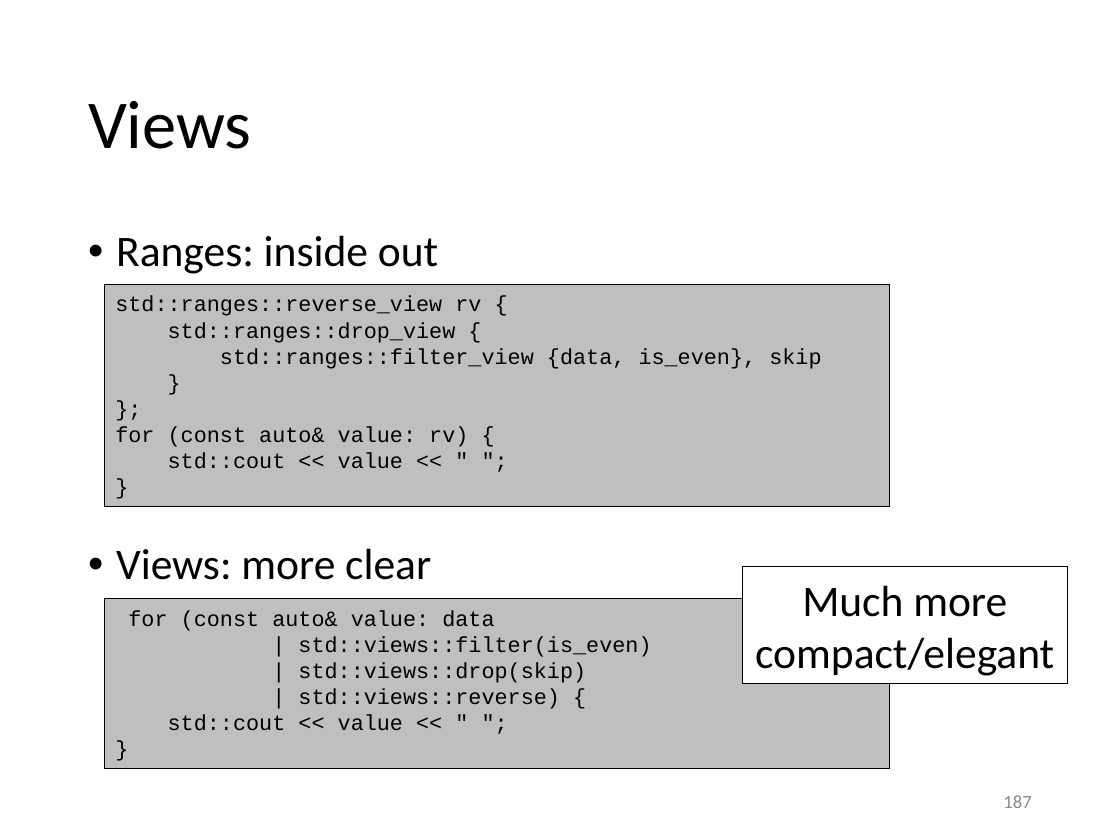
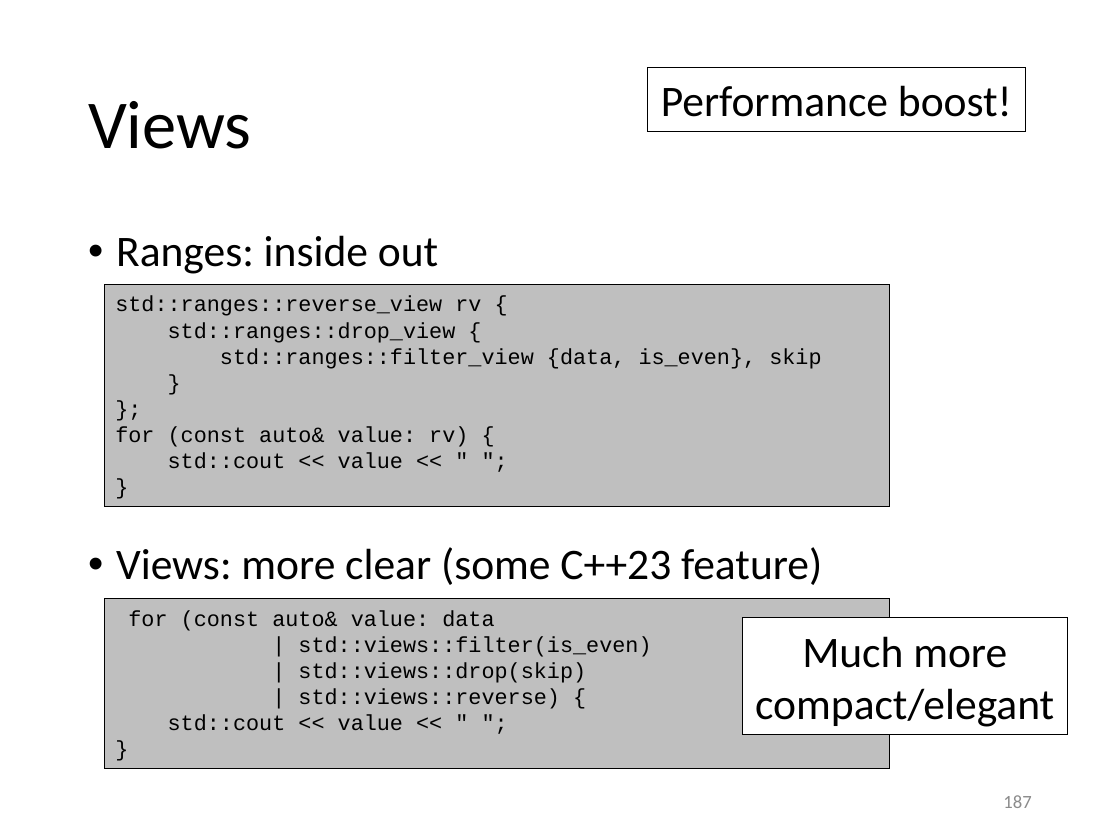
Before and after one commit to gjbex/Scientific-C-plus-plus, a slide deck: slide 187 of scientific_cpp.pptx. Drawn at 1120x840 pixels with LibreOffice and Linux fonts; fonts in the diff are those of the drawing. Boxes give left, top, right and bottom in pixels: in the first picture for what was removed or moved away, otherwise in the second. Text is boxed around its words. In the diff, an @@ line names an element or a change of style, - is before the commit and + after.

```diff
--- a/scientific_cpp.pptx
+++ b/scientific_cpp.pptx
@@ rectangle added at box(647, 67, 1025, 131), fill #FFFFFF, outline #000000 0.75 pt, 28 pt, text #000000 @@
+Performance boost!
@@ text at box(116, 547, 822, 585): text changed @@
-• Views: more clear
+• Views: more clear (some C++23 feature)
@@ rectangle "Much more compact/elegant": place and size @@
-rectangle "Much more compact/elegant" at box(743, 567, 1067, 683)
+rectangle "Much more compact/elegant" at box(743, 618, 1067, 735)
```
Also in this commit, not shown: 3 other slides changed, 1 slide added.
